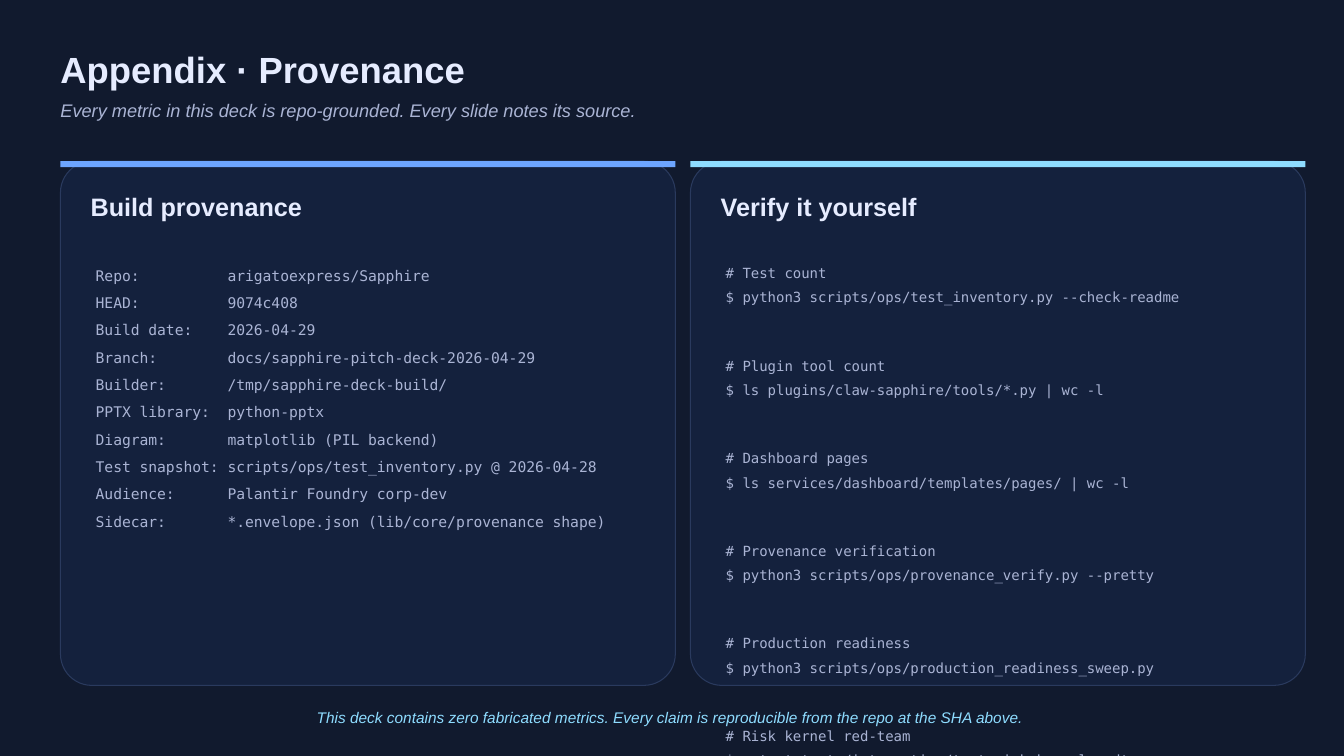
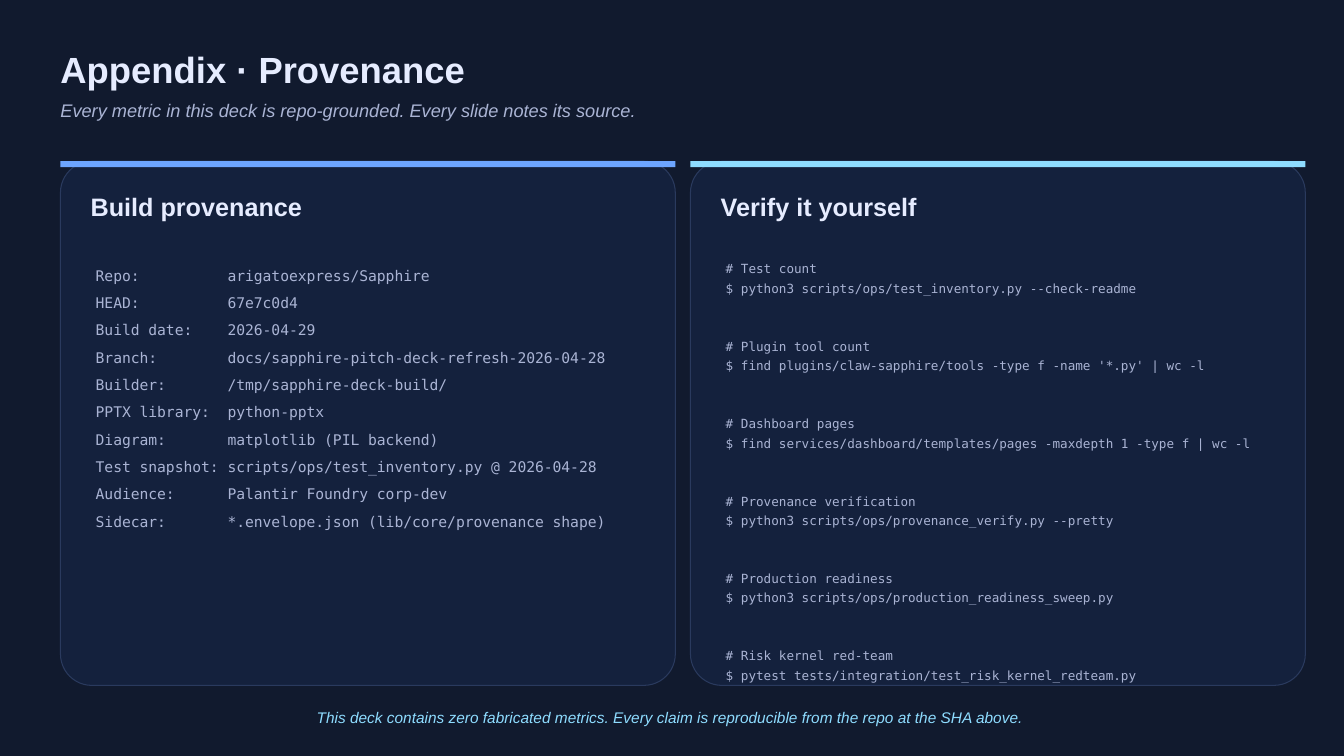
Before and after one commit to arigatoexpress/Sapphire, a slide deck: slide 14 of docs/diligence/sapphire-pitch-deck-2026-04-29.pptx. Drawn at 1344x756 pixels with LibreOffice and Linux fonts; fonts in the diff are those of the drawing. Boxes give left, top, right and bottom in pixels: in the first picture for what was removed or moved away, otherwise in the second. Text is boxed around its words. In the diff, an @@ line names an element or a change of style, - is before the commit and + after.

Commit message:
fix(diligence): repair pitch deck generator provenance [skip ci]

```diff
--- a/docs/diligence/sapphire-pitch-deck-2026-04-29.pptx
+++ b/docs/diligence/sapphire-pitch-deck-2026-04-29.pptx
@@ text at <box>741,264,1136,683</box>: size 10 to 9 pt in "# Test count", "$ python3 scripts/ops/test_inventory.py --check-readme", "# Plugin tool count", "# Dashboard pages" and 6 more places; line spacing 1.45 to 1.28 @@
@@ text at <box>96,297,298,308</box>: text changed @@
-HEAD: 9074c408
+HEAD: 67e7c0d4
@@ text at <box>96,352,606,366</box>: text changed @@
-Branch: docs/sapphire-pitch-deck-2026-04-29
+Branch: docs/sapphire-pitch-deck-refresh-2026-04-28
@@ text at <box>741,360,1204,373</box>: text changed; size 10 to 9 pt @@
-$ ls plugins/claw-sapphire/tools/*.py | wc -l
+$ find plugins/claw-sapphire/tools -type f -name '*.py' | wc -l
@@ text at <box>741,438,1250,451</box>: text changed; size 10 to 9 pt @@
-$ ls services/dashboard/templates/pages/ | wc -l
+$ find services/dashboard/templates/pages -maxdepth 1 -type f | wc -l
```
Also in this commit, not shown: 6 other slides changed, 4 other files.
